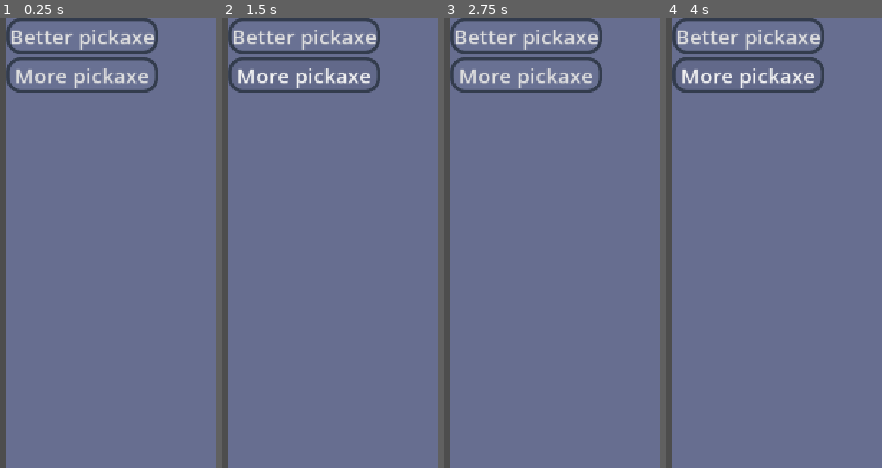
Above: before the commit, frames 1-4 (left to right).
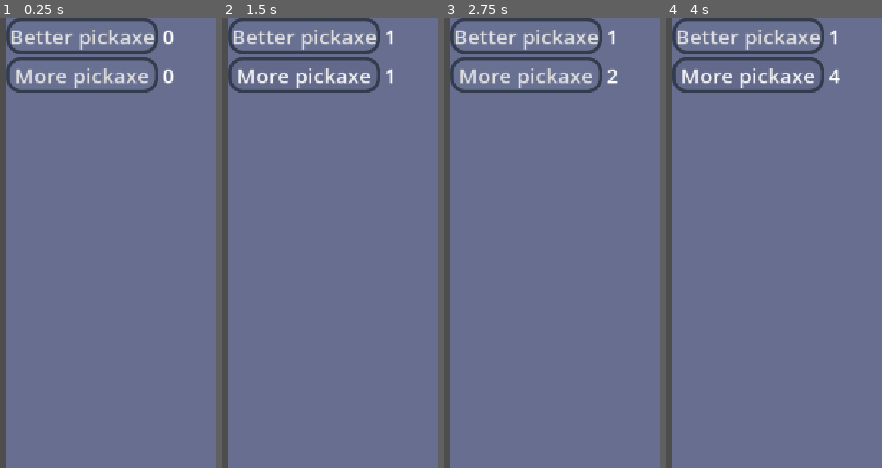
Above: after the commit, the same moments.

Repository: L99proof/jame-gam-game
Game: Godot game, scene res://world.tscn
Same seed, same stepped clock (60 frames per second), same inputs: the game is played once before the commit and once after it.
Inputs (mouse positions are in pixels of both pictures, inside the frame that each line leads up to):
- Up to frame 1 (0.25 s): no input
- Up to frame 2 (1.5 s): click "Better pickaxe" at 0.5 s; click "More pickaxe" at 1.25 s
- Up to frame 3 (2.75 s): tap Enter at 2 s; move the mouse to (outside the picture) at 2.02 s; hold Right from 2.03 s (still down); tap Alt at 2.1 s; click (outside the picture) at 2.17 s
- Up to frame 4 (4 s): tap Space at 2.75 s; move the mouse to (outside the picture) at 2.77 s; release Right at 2.78 s; hold Down 2.78-3.53 s; tap Shift at 2.85 s; tap Enter at 3.5 s; move the mouse to (outside the picture) at 3.52 s; hold Right from 3.53 s (still down); tap Alt at 3.6 s

The runs differ from the first frame. In frame 1, 0.2% of the frame differs, in the area x 75-81%, y 2-15%; in frame 2, 0.1%; in frame 3, 0.2%; in frame 4, 0.2%.

Commit message:
added amounts to buttons

Diff:
--- a/Globals.gd
+++ b/Globals.gd
@@ -4,7 +4,8 @@
 # Called when the node enters the scene tree for the first time.
 func _ready() -> void:
 	pass # Replace with function body.
-
+var better_pik_num = 0
+var pik_num = 0
 
 # Called every frame. 'delta' is the elapsed time since the previous frame.
 func _process(_delta: float) -> void:
--- a/scenes/ui.tscn
+++ b/scenes/ui.tscn
@@ -3,7 +3,7 @@
 [ext_resource type="Theme" uid="uid://bog85i12y501n" path="res://themes/UpgradeMenu.tres" id="1_nt7q6"]
 [ext_resource type="Script" uid="uid://htyirh56y5bx" path="res://scripts/ui.gd" id="1_x4jx1"]
 
-[node name="UI" type="Control" unique_id=464854239]
+[node name="UI" type="Control" unique_id=464854239 node_paths=PackedStringArray("better_pik_label", "better_pik", "more_pik_label", "more_pik")]
 layout_mode = 3
 anchors_preset = 15
 anchor_right = 1.0
@@ -11,23 +11,27 @@
 grow_horizontal = 2
 grow_vertical = 2
 script = ExtResource("1_x4jx1")
+better_pik_label = NodePath("Upgrade UI/VBoxContainer/BetterPik/BetterPikLabel")
+better_pik = NodePath("Upgrade UI/VBoxContainer/BetterPik")
+more_pik_label = NodePath("Upgrade UI/VBoxContainer/MorePik/MorePikLabel")
+more_pik = NodePath("Upgrade UI/VBoxContainer/MorePik")
 
-[node name="ScrollContainer" type="ScrollContainer" parent="." unique_id=1370161092]
+[node name="Upgrade UI" type="ScrollContainer" parent="." unique_id=1370161092]
 layout_mode = 0
 offset_right = 302.0
 offset_bottom = 651.0
 theme = ExtResource("1_nt7q6")
 
-[node name="VBoxContainer" type="VBoxContainer" parent="ScrollContainer" unique_id=409644792]
+[node name="VBoxContainer" type="VBoxContainer" parent="Upgrade UI" unique_id=409644792]
 layout_mode = 2
 
-[node name="BetterPik" type="Button" parent="ScrollContainer/VBoxContainer" unique_id=286715677]
+[node name="BetterPik" type="Button" parent="Upgrade UI/VBoxContainer" unique_id=286715677]
 layout_mode = 2
 theme = ExtResource("1_nt7q6")
 text = "Better pickaxe"
 alignment = 0
 
-[node name="Label" type="Label" parent="ScrollContainer/VBoxContainer/BetterPik" unique_id=949299231]
+[node name="BetterPikLabel" type="Label" parent="Upgrade UI/VBoxContainer/BetterPik" unique_id=949299231]
 layout_mode = 0
 offset_left = 225.0
 offset_top = 5.0
@@ -35,7 +39,18 @@
 offset_bottom = 47.0
 theme = ExtResource("1_nt7q6")
 
-[node name="MorePik" type="Button" parent="ScrollContainer/VBoxContainer" unique_id=320272040]
+[node name="MorePik" type="Button" parent="Upgrade UI/VBoxContainer" unique_id=320272040]
 layout_mode = 2
 theme = ExtResource("1_nt7q6")
 text = "More pickaxe"
+
+[node name="MorePikLabel" type="Label" parent="Upgrade UI/VBoxContainer/MorePik" unique_id=690738591]
+layout_mode = 0
+offset_left = 225.0
+offset_top = 5.0
+offset_right = 287.0
+offset_bottom = 47.0
+theme = ExtResource("1_nt7q6")
+
+[connection signal="pressed" from="Upgrade UI/VBoxContainer/BetterPik" to="." method="_on_better_pik_pressed"]
+[connection signal="pressed" from="Upgrade UI/VBoxContainer/MorePik" to="." method="_on_more_pik_pressed"]
--- a/scripts/ui.gd
+++ b/scripts/ui.gd
@@ -1,5 +1,8 @@
 extends Control
-
+@export var better_pik_label: Label
+@export var better_pik: Button
+@export var more_pik_label: Label
+@export var more_pik: Button
 
 # Called when the node enters the scene tree for the first time.
 func _ready() -> void:
@@ -9,3 +12,13 @@
 # Called every frame. 'delta' is the elapsed time since the previous frame.
 func _process(delta: float) -> void:
 	pass
+	better_pik_label.text = str(Globals.better_pik_num)
+	more_pik_label.text = str(Globals.pik_num)
+
+
+func _on_better_pik_pressed() -> void:
+	Globals.better_pik_num += 1
+
+
+func _on_more_pik_pressed() -> void:
+	Globals.pik_num += 1
